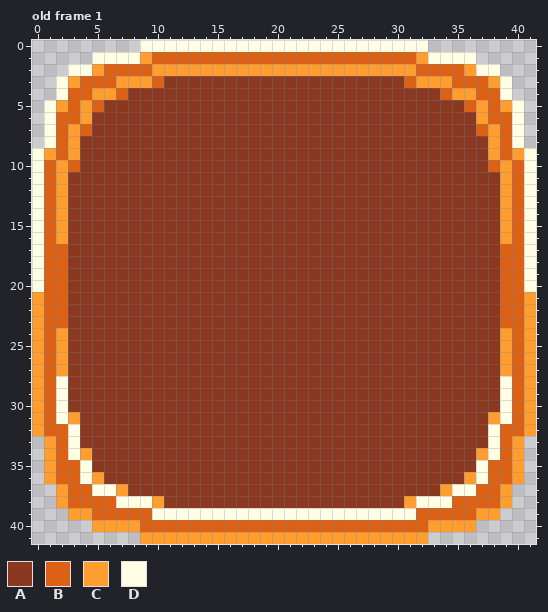
Pixel-art file, stored at GraphicAsset/Sprites/FPS_GUI/Button_Menu_Big.aseprite. Above, as it was before the edit.
42x42 pixels, 1 frame. Shown: old frame 1. The commit also changed other frames, which this record leaves out.
Palette (. is transparent): A #8a3920  B #dd6114  C #ff9d2e  D #fffde4
Pixels before, old frame 1, first column x 0:
 0 .........DDDDDDDDDDDDDDDDDDDDDDDD.........
 1 .....DDDDCBBBBBBBBBBBBBBBBBBBBBBCDDDD.....
 2 ...DDCBBBBCCCCCCCCCCCCCCCCCCCCCCBBBBCDD...
 3 ..DCBBBCCCBAAAAAAAAAAAAAAAAAAAABCCCBBBCD..
 4 ..DBBCCBAAAAAAAAAAAAAAAAAAAAAAAAAABCCBBD..
 5 .DCBCBAAAAAAAAAAAAAAAAAAAAAAAAAAAAAABCBCD.
 6 .DBBCAAAAAAAAAAAAAAAAAAAAAAAAAAAAAAAACBBD.
 7 .DBCBAAAAAAAAAAAAAAAAAAAAAAAAAAAAAAAABCBD.
 8 .DBCAAAAAAAAAAAAAAAAAAAAAAAAAAAAAAAAAACBD.
 9 DCBCAAAAAAAAAAAAAAAAAAAAAAAAAAAAAAAAAACBCD
10 DBCBAAAAAAAAAAAAAAAAAAAAAAAAAAAAAAAAAABCBD
11 DBCAAAAAAAAAAAAAAAAAAAAAAAAAAAAAAAAAAAACBD
12 DBCAAAAAAAAAAAAAAAAAAAAAAAAAAAAAAAAAAAACBD
13 DBCAAAAAAAAAAAAAAAAAAAAAAAAAAAAAAAAAAAACBD
14 DBCAAAAAAAAAAAAAAAAAAAAAAAAAAAAAAAAAAAACBD
15 DBCAAAAAAAAAAAAAAAAAAAAAAAAAAAAAAAAAAAACBD
16 DBCAAAAAAAAAAAAAAAAAAAAAAAAAAAAAAAAAAAACBD
17 DBBAAAAAAAAAAAAAAAAAAAAAAAAAAAAAAAAAAAABBD
18 DBBAAAAAAAAAAAAAAAAAAAAAAAAAAAAAAAAAAAABBD
19 DBBAAAAAAAAAAAAAAAAAAAAAAAAAAAAAAAAAAAABBD
20 DBBAAAAAAAAAAAAAAAAAAAAAAAAAAAAAAAAAAAABBD
21 CBBAAAAAAAAAAAAAAAAAAAAAAAAAAAAAAAAAAAABBC
22 CBBAAAAAAAAAAAAAAAAAAAAAAAAAAAAAAAAAAAABBC
23 CBBAAAAAAAAAAAAAAAAAAAAAAAAAAAAAAAAAAAABBC
24 CBCAAAAAAAAAAAAAAAAAAAAAAAAAAAAAAAAAAAACBC
25 CBCAAAAAAAAAAAAAAAAAAAAAAAAAAAAAAAAAAAACBC
26 CBCAAAAAAAAAAAAAAAAAAAAAAAAAAAAAAAAAAAACBC
27 CBCAAAAAAAAAAAAAAAAAAAAAAAAAAAAAAAAAAAACBC
28 CBDAAAAAAAAAAAAAAAAAAAAAAAAAAAAAAAAAAAADBC
29 CBDAAAAAAAAAAAAAAAAAAAAAAAAAAAAAAAAAAAADBC
30 CBDAAAAAAAAAAAAAAAAAAAAAAAAAAAAAAAAAAAADBC
31 CBDCAAAAAAAAAAAAAAAAAAAAAAAAAAAAAAAAAACDBC
32 CBBDAAAAAAAAAAAAAAAAAAAAAAAAAAAAAAAAAADBBC
33 .CBDAAAAAAAAAAAAAAAAAAAAAAAAAAAAAAAAAADBC.
34 .CBDCAAAAAAAAAAAAAAAAAAAAAAAAAAAAAAAACDBC.
35 .CBBDAAAAAAAAAAAAAAAAAAAAAAAAAAAAAAAADBBC.
36 .CBBDCAAAAAAAAAAAAAAAAAAAAAAAAAAAAAACDBBC.
37 ..CBBDDCAAAAAAAAAAAAAAAAAAAAAAAAAACDDBBC..
38 ..CBBBBDDDCAAAAAAAAAAAAAAAAAAAACDDDBBBBC..
39 ...CCBBBBBDDDDDDDDDDDDDDDDDDDDDDBBBBBCC...
40 .....CCCCBBBBBBBBBBBBBBBBBBBBBBBBCCCC.....
41 .........CCCCCCCCCCCCCCCCCCCCCCCC.........
After the commit:
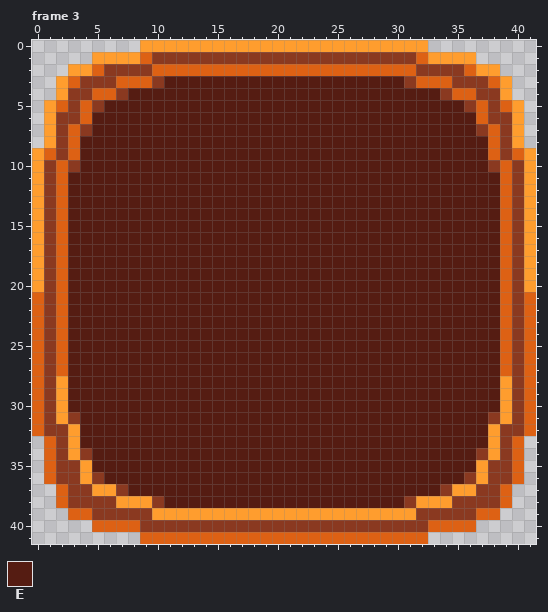
Colours new in this view: E #551c12
A new or re-ordered frame is compared with the old frame closest to it.
Diff:
frames 1 -> 3
Changed rows in their new state; - is an unchanged pixel.
Frame 3 is new; against old frame 1:
first column x 0:
 0 ---------CCCCCCCCCCCCCCCCCCCCCCCC---------
 1 -----CCCCBAAAAAAAAAAAAAAAAAAAAAABCCCC-----
 2 ---CCBAAAABBBBBBBBBBBBBBBBBBBBBBAAAABCC---
 3 --CBAAABBBAEEEEEEEEEEEEEEEEEEEEABBBAAABC--
 4 --CAABBAEEEEEEEEEEEEEEEEEEEEEEEEEEABBAAC--
 5 -CBABAEEEEEEEEEEEEEEEEEEEEEEEEEEEEEEABABC-
 6 -CAABEEEEEEEEEEEEEEEEEEEEEEEEEEEEEEEEBAAC-
 7 -CABAEEEEEEEEEEEEEEEEEEEEEEEEEEEEEEEEABAC-
 8 -CABEEEEEEEEEEEEEEEEEEEEEEEEEEEEEEEEEEBAC-
 9 CBABEEEEEEEEEEEEEEEEEEEEEEEEEEEEEEEEEEBABC
10 CABAEEEEEEEEEEEEEEEEEEEEEEEEEEEEEEEEEEABAC
11 CABEEEEEEEEEEEEEEEEEEEEEEEEEEEEEEEEEEEEBAC
12 CABEEEEEEEEEEEEEEEEEEEEEEEEEEEEEEEEEEEEBAC
13 CABEEEEEEEEEEEEEEEEEEEEEEEEEEEEEEEEEEEEBAC
14 CABEEEEEEEEEEEEEEEEEEEEEEEEEEEEEEEEEEEEBAC
15 CABEEEEEEEEEEEEEEEEEEEEEEEEEEEEEEEEEEEEBAC
16 CABEEEEEEEEEEEEEEEEEEEEEEEEEEEEEEEEEEEEBAC
17 CA-EEEEEEEEEEEEEEEEEEEEEEEEEEEEEEEEEEEE-AC
18 CA-EEEEEEEEEEEEEEEEEEEEEEEEEEEEEEEEEEEE-AC
19 CA-EEEEEEEEEEEEEEEEEEEEEEEEEEEEEEEEEEEE-AC
20 CA-EEEEEEEEEEEEEEEEEEEEEEEEEEEEEEEEEEEE-AC
21 BA-EEEEEEEEEEEEEEEEEEEEEEEEEEEEEEEEEEEE-AB
22 BA-EEEEEEEEEEEEEEEEEEEEEEEEEEEEEEEEEEEE-AB
23 BA-EEEEEEEEEEEEEEEEEEEEEEEEEEEEEEEEEEEE-AB
24 BABEEEEEEEEEEEEEEEEEEEEEEEEEEEEEEEEEEEEBAB
25 BABEEEEEEEEEEEEEEEEEEEEEEEEEEEEEEEEEEEEBAB
26 BABEEEEEEEEEEEEEEEEEEEEEEEEEEEEEEEEEEEEBAB
27 BABEEEEEEEEEEEEEEEEEEEEEEEEEEEEEEEEEEEEBAB
28 BACEEEEEEEEEEEEEEEEEEEEEEEEEEEEEEEEEEEECAB
29 BACEEEEEEEEEEEEEEEEEEEEEEEEEEEEEEEEEEEECAB
30 BACEEEEEEEEEEEEEEEEEEEEEEEEEEEEEEEEEEEECAB
31 BACAEEEEEEEEEEEEEEEEEEEEEEEEEEEEEEEEEEACAB
32 BAACEEEEEEEEEEEEEEEEEEEEEEEEEEEEEEEEEECAAB
33 -BACEEEEEEEEEEEEEEEEEEEEEEEEEEEEEEEEEECAB-
34 -BACAEEEEEEEEEEEEEEEEEEEEEEEEEEEEEEEEACAB-
35 -BAACEEEEEEEEEEEEEEEEEEEEEEEEEEEEEEEECAAB-
36 -BAACAEEEEEEEEEEEEEEEEEEEEEEEEEEEEEEACAAB-
37 --BAACCAEEEEEEEEEEEEEEEEEEEEEEEEEEACCAAB--
38 --BAAAACCCAEEEEEEEEEEEEEEEEEEEEACCCAAAAB--
39 ---BBAAAAACCCCCCCCCCCCCCCCCCCCCCAAAAABB---
40 -----BBBBAAAAAAAAAAAAAAAAAAAAAAAABBBB-----
41 ---------BBBBBBBBBBBBBBBBBBBBBBBB---------
